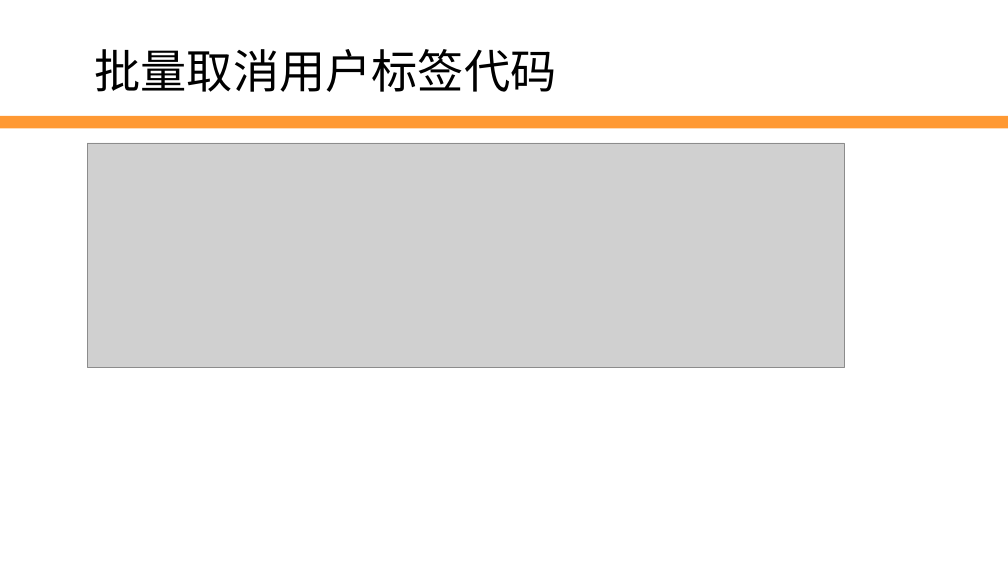
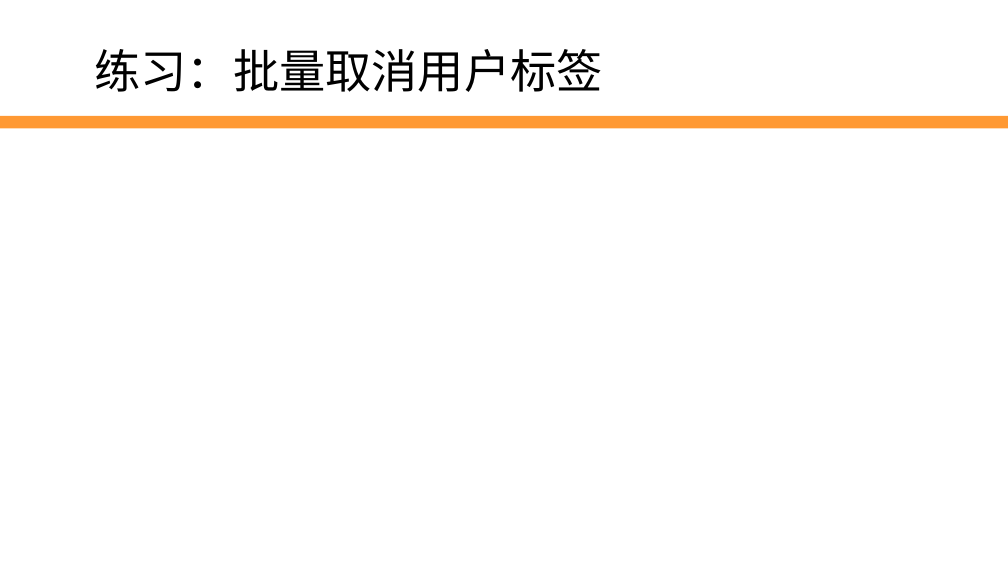
Before and after one commit to edu2act/2017-2018_1st_Wechat_Web_Programming, a slide deck: slide 31 of meterials/slides/ch08-user-manage.pptx. Drawn at 1008x567 pixels with LibreOffice and Linux fonts; fonts in the diff are those of the drawing; grey boxes stand for pictures; background and template pictures are left out. Boxes give left, top, right and bottom in pixels: in the first picture for what was removed or moved away, otherwise in the second. Text is boxed around its words. In the diff, an @@ line names an element or a change of style, - is before the commit and + after.

```diff
--- a/meterials/slides/ch08-user-manage.pptx
+++ b/meterials/slides/ch08-user-manage.pptx
@@ text at box(95, 49, 603, 92): text changed @@
-批量取消用户标签代码
+练习：批量取消用户标签
@@ picture removed at box(87, 143, 844, 368) @@
```
Also in this commit, not shown: 7 other slides changed, 23 other files.
